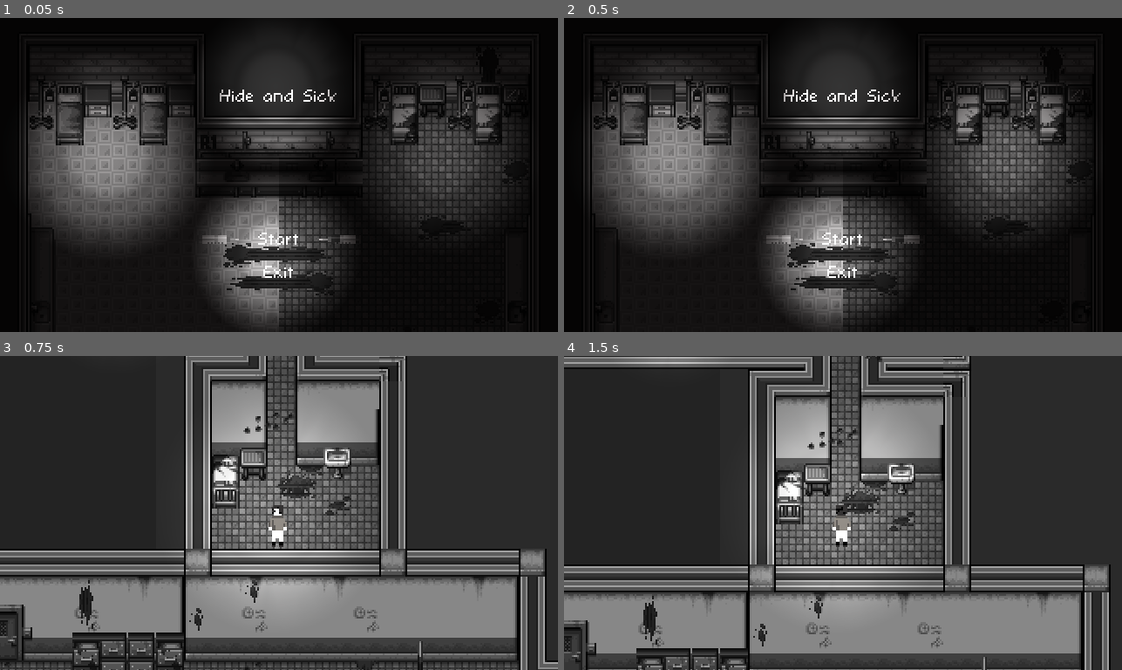
Above: before the commit, frames 1-4 (two rows, left to right).
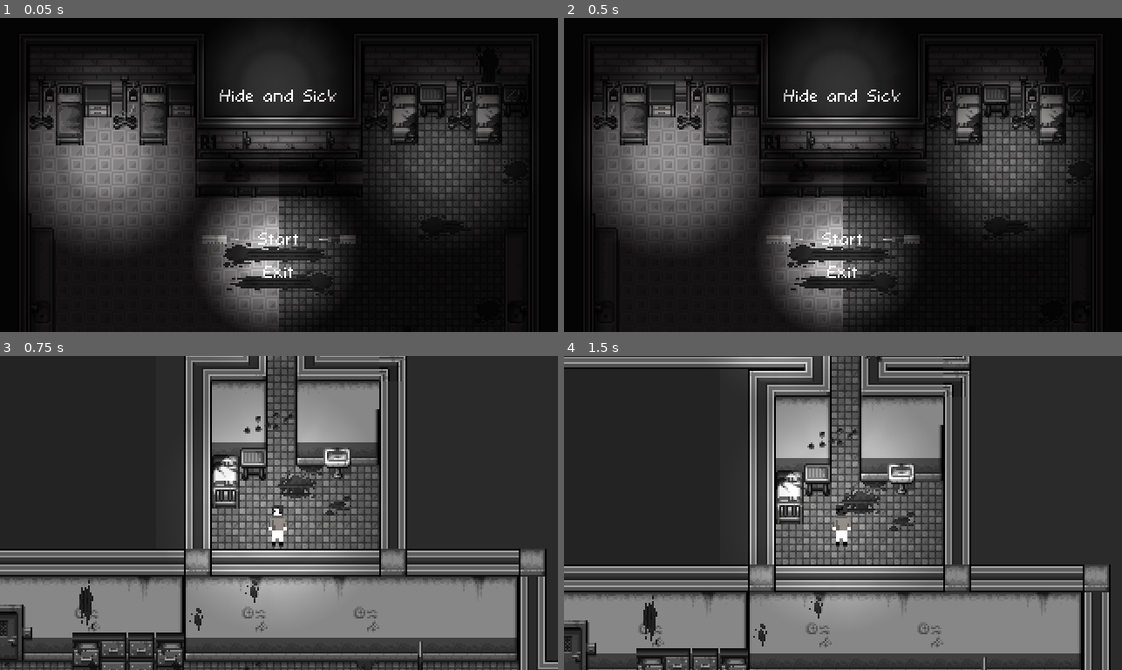
Above: after the commit, the same moments.

Repository: Gr1moire/Hide-and-Sick
Game: Godot game, scene res://menus/Menu.tscn
The game is run twice, just before and just after one commit, with the same random seed, the same clock (stepped at 60 frames per second) and the same inputs. The project has no main scene, so this scene is started directly.
Inputs (mouse positions are in pixels of both pictures, inside the frame that each line leads up to):
- Up to frame 1 (0.05 s): no input
- Up to frame 2 (0.5 s): no input
- Up to frame 3 (0.75 s): click "Start" at 0.5 s
- Up to frame 4 (1.5 s): tap Enter at 1.25 s; move the mouse to (815, 575) at 1.27 s; hold Up (ui_up) from 1.28 s (still down); tap Space (hide) at 1.35 s

Frames 1-2 are identical in both runs. In frame 3, less than 0.1% of the frame differs, in the area x 47-48%, y 0-1%; in frame 4, 0.8%, in the area x 13-48%, y 0-8%.

Commit message:
Generic Enemy

Diff:
--- a/enemies/Enemy.gd
+++ b/enemies/Enemy.gd
@@ -1,6 +1,6 @@
 extends KinematicBody2D
 
-onready var remote_transform = get_node("../../EnemyPath/PathFollow2D")
+#onready var remote_transform = get_node("../../EnemyPath/PathFollow2D")
 
 var speed = 0.1
 var move_direction = 0
@@ -11,20 +11,24 @@
 const FRICTION = 100
 
 onready var detection_zone = $DetectionZone
-onready var player = $"../Player"
+
+export(NodePath) var playerPath
+onready var player = get_node(playerPath)
+var playerDetected := false
 #onready var line = $Line2D
 
 var velocity = Vector2.DOWN
 
 const SPEED = 40
 var path: Array = []
+#onready var levelNaviguation: Navigation2D = $Navigation2D
 var levelNaviguation: Navigation2D = null
-var plr = null
 
-export(Vector2) var actual_dest
+
 export(Vector2) var dest
 export(Vector2) var dest2
 export(Vector2) var dest3
+onready var actual_dest = dest
 
 onready var tab = [dest, dest2, dest3]
 var index = 1
@@ -36,8 +40,7 @@
 	var tree = get_tree()
 	if tree.has_group("LevelNaviguation"):
 		levelNaviguation = tree.get_nodes_in_group("LevelNaviguation")[0]
-	if tree.has_group("Player"):
-		plr = tree.get_nodes_in_group("Player")[0]
+		assert(levelNaviguation)
 
 func _physics_process(delta):
 	chase_player(delta)
@@ -49,9 +52,8 @@
 #########################
 
 func chase_player(delta):
-	var play = detection_zone.player
-	if play && !get_node("../Player").isHided:
-		accelerate_towards_point(play.global_position, delta)
+	if playerDetected && !player.isHided:
+		accelerate_towards_point(player.global_position, delta)
 	else:
 		make_path_finding()
 	move()
@@ -80,25 +82,26 @@
 			path.pop_front()
 
 func generate_path():
-	if levelNaviguation && plr:
+	if levelNaviguation:
 		path = levelNaviguation.get_simple_path(global_position, actual_dest, false)
-		#line.points = path
 
 func _on_Timer_timeout():
+	print(actual_dest)
 	var distance = global_position.distance_to(actual_dest)
 	if distance < 5:
 		index += 1
 		if index == 3:
 			index = 0
 		actual_dest = tab[index]
+		print(index)
 
 #########################
 
-func MovementLoop(delta):
-	var prepos = remote_transform.get_global_position()
-	remote_transform.set_offset(remote_transform.get_offset() + speed + delta / 2)
-	var pos = remote_transform.get_global_position()
-	move_direction = (pos.angle_to_point(prepos) / 3.14) * 180
+#func MovementLoop(delta):
+#	var prepos = remote_transform.get_global_position()
+#	remote_transform.set_offset(remote_transform.get_offset() + speed + delta / 2)
+#	var pos = remote_transform.get_global_position()
+#	move_direction = (pos.angle_to_point(prepos) / 3.14) * 180
 
 func AnimationLoop():
 	var animation_direction : String
@@ -121,3 +124,15 @@
 	else:
 		animation_direction = "Walk Left"
 	get_node("AnimationPlayer").play(animation_direction)
+
+
+
+
+func _on_DetectionZone_body_entered(_body):
+	playerDetected = true
+	print("player")
+
+
+func _on_DetectionZone_body_exited(_body):
+	playerDetected = false
+	print("no player")
--- a/enemies/Enemy1.tscn
+++ b/enemies/Enemy1.tscn
@@ -1,9 +1,10 @@
-[gd_scene load_steps=29 format=2]
+[gd_scene load_steps=30 format=2]
 
 [ext_resource path="res://player/light.png" type="Texture" id=1]
 [ext_resource path="res://scenes/common/scripts/Torch.gd" type="Script" id=2]
 [ext_resource path="res://enemies/ennemy1.png" type="Texture" id=3]
 [ext_resource path="res://enemies/footsteps.ogg" type="AudioStream" id=4]
+[ext_resource path="res://enemies/Enemy.gd" type="Script" id=5]
 
 [sub_resource type="CapsuleShape2D" id=1]
 radius = 4.15663
@@ -206,6 +207,7 @@
 [node name="Enemy" type="KinematicBody2D"]
 collision_layer = 2
 collision_mask = 2
+script = ExtResource( 5 )
 
 [node name="Sprite" type="Sprite" parent="."]
 texture = ExtResource( 3 )
@@ -258,3 +260,14 @@
 volume_db = 16.349
 autoplay = true
 attenuation = 4.75683
+
+[node name="Line2D" type="Line2D" parent="."]
+width = 2.0
+
+[node name="Timer" type="Timer" parent="."]
+wait_time = 0.2
+autostart = true
+
+[connection signal="body_entered" from="DetectionZone" to="." method="_on_DetectionZone_body_entered"]
+[connection signal="body_exited" from="DetectionZone" to="." method="_on_DetectionZone_body_exited"]
+[connection signal="timeout" from="Timer" to="." method="_on_Timer_timeout"]
--- a/scenes/level1/Level1.tscn
+++ b/scenes/level1/Level1.tscn
@@ -6,8 +6,6 @@
 [ext_resource path="res://scenes/common/DarkLight.tscn" type="PackedScene" id=4]
 [ext_resource path="res://scenes/level1/assets/horror_loop.mp3" type="AudioStream" id=5]
 [ext_resource path="res://enemies/Enemy1.tscn" type="PackedScene" id=6]
-[ext_resource path="res://enemies/Enemy.gd" type="Script" id=7]
-[ext_resource path="res://scenes/main/DetectionZone.gd" type="Script" id=8]
 [ext_resource path="res://scenes/common/LockerFront.tscn" type="PackedScene" id=9]
 [ext_resource path="res://scenes/common/LockersBack.tscn" type="PackedScene" id=10]
 [ext_resource path="res://player/SpaceButtonAnimation.png" type="Texture" id=11]
@@ -227,202 +225,6 @@
 [sub_resource type="CircleShape2D" id=27]
 radius = 3.95882
 
-[sub_resource type="CapsuleShape2D" id=28]
-radius = 4.15663
-height = 4.4124
-
-[sub_resource type="Animation" id=29]
-length = 0.1
-tracks/0/type = "value"
-tracks/0/path = NodePath("Sprite:frame")
-tracks/0/interp = 1
-tracks/0/loop_wrap = true
-tracks/0/imported = false
-tracks/0/enabled = true
-tracks/0/keys = {
-"times": PoolRealArray( 0 ),
-"transitions": PoolRealArray( 1 ),
-"update": 1,
-"values": [ 0 ]
-}
-
-[sub_resource type="Animation" id=30]
-length = 0.1
-tracks/0/type = "value"
-tracks/0/path = NodePath("Sprite:frame")
-tracks/0/interp = 1
-tracks/0/loop_wrap = true
-tracks/0/imported = false
-tracks/0/enabled = true
-tracks/0/keys = {
-"times": PoolRealArray( 0 ),
-"transitions": PoolRealArray( 1 ),
-"update": 1,
-"values": [ 1 ]
-}
-
-[sub_resource type="Animation" id=31]
-resource_name = "Idle Right"
-length = 0.1
-tracks/0/type = "value"
-tracks/0/path = NodePath("Sprite:frame")
-tracks/0/interp = 1
-tracks/0/loop_wrap = true
-tracks/0/imported = false
-tracks/0/enabled = true
-tracks/0/keys = {
-"times": PoolRealArray( 0 ),
-"transitions": PoolRealArray( 1 ),
-"update": 1,
-"values": [ 4 ]
-}
-
-[sub_resource type="Animation" id=32]
-resource_name = "Idle Up"
-length = 0.1
-tracks/0/type = "value"
-tracks/0/path = NodePath("Sprite:frame")
-tracks/0/interp = 1
-tracks/0/loop_wrap = true
-tracks/0/imported = false
-tracks/0/enabled = true
-tracks/0/keys = {
-"times": PoolRealArray( 0 ),
-"transitions": PoolRealArray( 1 ),
-"update": 1,
-"values": [ 4 ]
-}
-
-[sub_resource type="Animation" id=33]
-length = 0.4
-loop = true
-tracks/0/type = "value"
-tracks/0/path = NodePath("Sprite:frame")
-tracks/0/interp = 1
-tracks/0/loop_wrap = true
-tracks/0/imported = false
-tracks/0/enabled = true
-tracks/0/keys = {
-"times": PoolRealArray( 0, 0.1, 0.2, 0.3 ),
-"transitions": PoolRealArray( 1, 1, 1, 1 ),
-"update": 1,
-"values": [ 0, 1, 2, 3 ]
-}
-
-[sub_resource type="Animation" id=34]
-length = 0.4
-loop = true
-tracks/0/type = "value"
-tracks/0/path = NodePath("Sprite:frame")
-tracks/0/interp = 1
-tracks/0/loop_wrap = true
-tracks/0/imported = false
-tracks/0/enabled = true
-tracks/0/keys = {
-"times": PoolRealArray( 0, 0.1, 0.2, 0.3 ),
-"transitions": PoolRealArray( 1, 1, 1, 1 ),
-"update": 1,
-"values": [ 0, 1, 2, 3 ]
-}
-
-[sub_resource type="Animation" id=35]
-length = 0.4
-loop = true
-tracks/0/type = "value"
-tracks/0/path = NodePath("Sprite:frame")
-tracks/0/interp = 1
-tracks/0/loop_wrap = true
-tracks/0/imported = false
-tracks/0/enabled = true
-tracks/0/keys = {
-"times": PoolRealArray( 0, 0.1, 0.2, 0.3 ),
-"transitions": PoolRealArray( 1, 1, 1, 1 ),
-"update": 1,
-"values": [ 4, 5, 6, 7 ]
-}
-
-[sub_resource type="Animation" id=36]
-length = 0.4
-loop = true
-tracks/0/type = "value"
-tracks/0/path = NodePath("Sprite:frame")
-tracks/0/interp = 1
-tracks/0/loop_wrap = true
-tracks/0/imported = false
-tracks/0/enabled = true
-tracks/0/keys = {
-"times": PoolRealArray( 0, 0.1, 0.2, 0.3 ),
-"transitions": PoolRealArray( 1, 1, 1, 1 ),
-"update": 1,
-"values": [ 4, 5, 6, 7 ]
-}
-
-[sub_resource type="AnimationNodeAnimation" id=37]
-animation = "Idle Down"
-
-[sub_resource type="AnimationNodeAnimation" id=38]
-animation = "Idle Up"
-
-[sub_resource type="AnimationNodeAnimation" id=39]
-animation = "Idle Left"
-
-[sub_resource type="AnimationNodeAnimation" id=40]
-animation = "Idle Right"
-
-[sub_resource type="AnimationNodeBlendSpace2D" id=41]
-blend_point_0/node = SubResource( 37 )
-blend_point_0/pos = Vector2( 0, 1.1 )
-blend_point_1/node = SubResource( 38 )
-blend_point_1/pos = Vector2( 0, -1.1 )
-blend_point_2/node = SubResource( 39 )
-blend_point_2/pos = Vector2( -1, 0 )
-blend_point_3/node = SubResource( 40 )
-blend_point_3/pos = Vector2( 1, 0 )
-min_space = Vector2( -1, -1.1 )
-max_space = Vector2( 1, 1.1 )
-blend_mode = 1
-
-[sub_resource type="AnimationNodeAnimation" id=42]
-animation = "Walk Left"
-
-[sub_resource type="AnimationNodeAnimation" id=43]
-animation = "Walk Right"
-
-[sub_resource type="AnimationNodeAnimation" id=44]
-animation = "Walk Down"
-
-[sub_resource type="AnimationNodeAnimation" id=45]
-animation = "Walk Up"
-
-[sub_resource type="AnimationNodeBlendSpace2D" id=46]
-blend_point_0/node = SubResource( 42 )
-blend_point_0/pos = Vector2( -1, 0 )
-blend_point_1/node = SubResource( 43 )
-blend_point_1/pos = Vector2( 1, 0 )
-blend_point_2/node = SubResource( 44 )
-blend_point_2/pos = Vector2( 0, 1.1 )
-blend_point_3/node = SubResource( 45 )
-blend_point_3/pos = Vector2( 0, -1.1 )
-min_space = Vector2( -1, -1.1 )
-max_space = Vector2( 1, 1.1 )
-
-[sub_resource type="AnimationNodeStateMachineTransition" id=47]
-
-[sub_resource type="AnimationNodeStateMachineTransition" id=48]
-
-[sub_resource type="AnimationNodeStateMachine" id=49]
-states/Idle/node = SubResource( 41 )
-states/Idle/position = Vector2( 381, 86 )
-states/Walk/node = SubResource( 46 )
-states/Walk/position = Vector2( 559, 86 )
-transitions = [ "Idle", "Walk", SubResource( 47 ), "Walk", "Idle", SubResource( 48 ) ]
-start_node = "Idle"
-
-[sub_resource type="AnimationNodeStateMachinePlayback" id=50]
-
-[sub_resource type="CircleShape2D" id=51]
-radius = 72.0
-
 [node name="Level1" type="Node2D"]
 
 [node name="Map" type="StaticBody2D" parent="."]
@@ -487,7 +289,6 @@
 
 [node name="PressSpaceAnimation" parent="Entities/Player" index="4"]
 frames = SubResource( 26 )
-frame = 1
 
 [node name="Zone" parent="Entities/Player/DetectionZone" index="0"]
 shape = SubResource( 27 )
@@ -500,61 +301,24 @@
 limit_right = 784
 limit_bottom = 512
 
-[node name="Enemy" parent="Entities" instance=ExtResource( 6 )]
-position = Vector2( 410.336, 30.5293 )
-script = ExtResource( 7 )
-actual_dest = Vector2( 420, 30 )
+[node name="Portal" parent="." instance=ExtResource( 12 )]
+position = Vector2( 680, 288 )
+next_scene_path = "res://scenes/level2/Level2.tscn"
+
+[node name="Enemy" parent="." instance=ExtResource( 6 )]
+position = Vector2( 501.174, 28.5905 )
+playerPath = NodePath("../Entities/Player")
 dest = Vector2( 150, 130 )
 dest2 = Vector2( 420, 265 )
 dest3 = Vector2( 420, 30 )
-
-[node name="Player Collision" parent="Entities/Enemy" index="1"]
-shape = SubResource( 28 )
-
-[node name="AnimationPlayer" parent="Entities/Enemy" index="2"]
-"anims/Idle Down" = SubResource( 29 )
-"anims/Idle Left" = SubResource( 30 )
-"anims/Idle Right" = SubResource( 31 )
-"anims/Idle Up" = SubResource( 32 )
-"anims/Walk Down" = SubResource( 33 )
-"anims/Walk Left" = SubResource( 34 )
-"anims/Walk Right" = SubResource( 35 )
-"anims/Walk Up" = SubResource( 36 )
-
-[node name="AnimationTree" parent="Entities/Enemy" index="3"]
-tree_root = SubResource( 49 )
-parameters/playback = SubResource( 50 )
-
-[node name="DetectionZone" parent="Entities/Enemy" index="5"]
-script = ExtResource( 8 )
-
-[node name="Zone" parent="Entities/Enemy/DetectionZone" index="0"]
-shape = SubResource( 51 )
-
-[node name="Navigation2D" type="Navigation2D" parent="Entities/Enemy"]
-
-[node name="Line2D" type="Line2D" parent="Entities/Enemy"]
-width = 2.0
-
-[node name="Timer" type="Timer" parent="Entities/Enemy"]
-wait_time = 0.2
-autostart = true
-
-[node name="Portal" parent="." instance=ExtResource( 12 )]
-position = Vector2( 680, 288 )
-next_scene_path = "res://scenes/level2/Level2.tscn"
 
 [connection signal="body_entered" from="Entities/LOCKER_FRONT/HidingSpotLockerFront/LockerFrontSprite/HidingSpot" to="Entities/Player" method="_on_HidingSpot_body_entered"]
 [connection signal="body_exited" from="Entities/LOCKER_FRONT/HidingSpotLockerFront/LockerFrontSprite/HidingSpot" to="Entities/Player" method="_on_HidingSpot_body_exited"]
 [connection signal="body_entered" from="Entities/HidingSpotLockersBack/LockersBackSprite/HidingSpot" to="Entities/Player" method="_on_HidingSpot_body_entered"]
 [connection signal="body_exited" from="Entities/HidingSpotLockersBack/LockersBackSprite/HidingSpot" to="Entities/Player" method="_on_HidingSpot_body_exited"]
-[connection signal="body_entered" from="Entities/Enemy/DetectionZone" to="Entities/Enemy/DetectionZone" method="_on_DetectionZone_body_entered"]
-[connection signal="body_exited" from="Entities/Enemy/DetectionZone" to="Entities/Enemy/DetectionZone" method="_on_DetectionZone_body_exited"]
-[connection signal="timeout" from="Entities/Enemy/Timer" to="Entities/Enemy" method="_on_Timer_timeout"]
 [connection signal="body_entered" from="Portal" to="Entities/Player" method="_on_Portal_body_entered"]
 [connection signal="body_exited" from="Portal" to="Entities/Player" method="_on_Portal_body_exited"]
 
 [editable path="Entities/LOCKER_FRONT"]
 [editable path="Entities/HidingSpotLockersBack"]
 [editable path="Entities/Player"]
-[editable path="Entities/Enemy"]
Not shown: 1 places in enemies/Enemy1.tscn that only renumber resources
Not shown: 1 places in scenes/level1/Level1.tscn that only renumber resources
